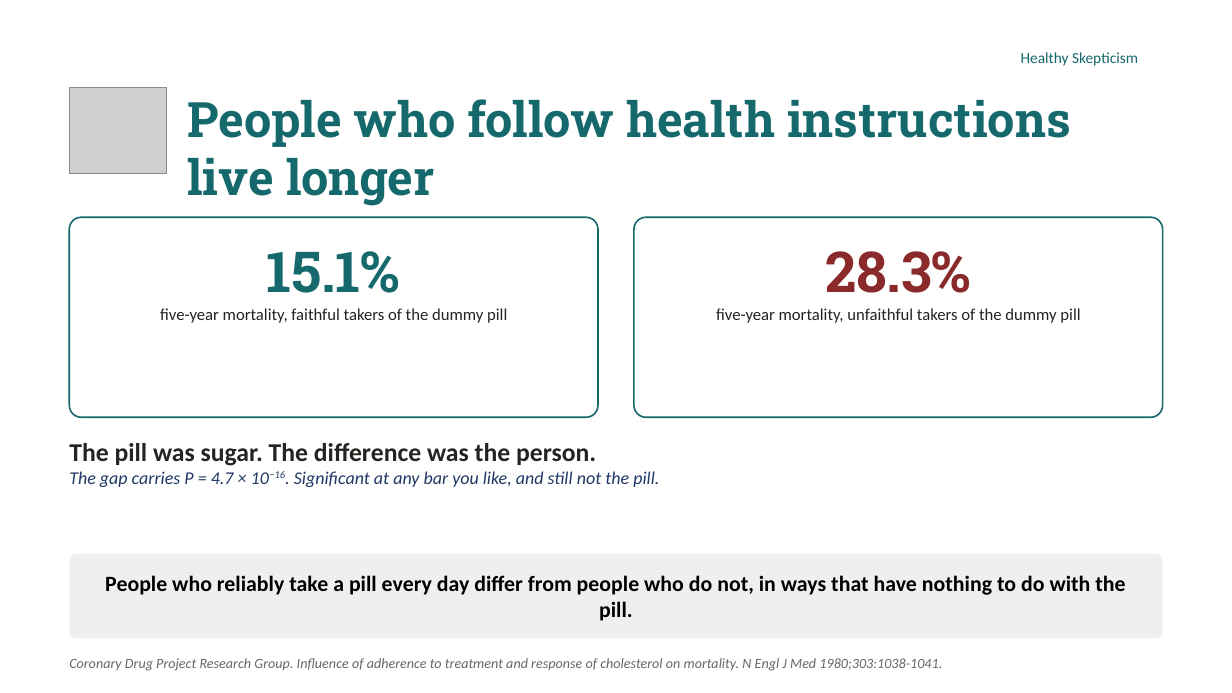
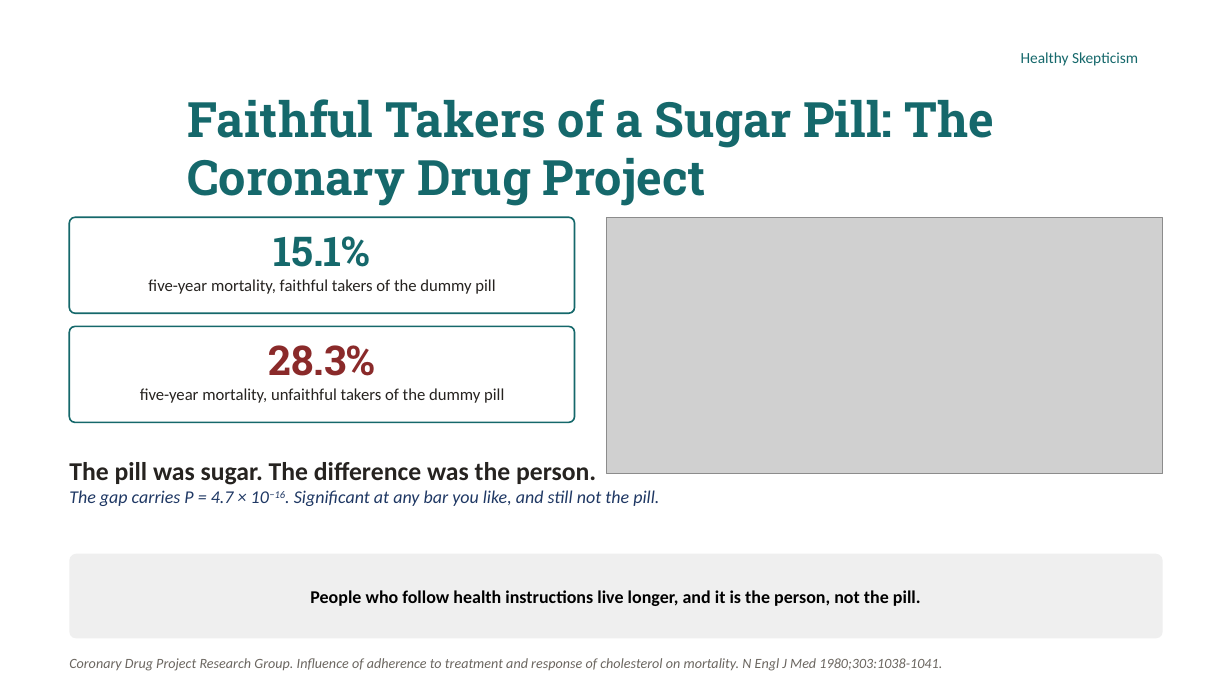
Before and after one commit to murraygmail/healthy-skepticism, a slide deck: slide 16 of materials/Day4.pptx (slide 15 before the commit). Drawn at 1232x693 pixels with LibreOffice and Linux fonts; fonts in the diff are those of the drawing; grey boxes stand for pictures; background and template pictures are left out. Boxes give left, top, right and bottom in pixels: in the first picture for what was removed or moved away, otherwise in the second. Text is boxed around its words. In the diff, an @@ line names an element or a change of style, - is before the commit and + after.

```diff
--- a/materials/Day4.pptx
+++ b/materials/Day4.pptx
@@ picture removed at [69, 87, 167, 173] @@
@@ title at [187, 99, 993, 206]: text changed @@
-People who follow health instructions live longer
+Faithful Takers of a Sugar Pill: The Coronary Drug Project
@@ rounded rectangle: place and size @@
-rounded rectangle at [69, 217, 598, 418]
+rounded rectangle at [69, 217, 575, 313]
@@ text "15.1%": place and size @@
-text "15.1%" at [160, 251, 507, 323]
+text "15.1%" at [148, 236, 495, 294]
@@ text at [273, 236, 370, 267]: size 44 to 32 pt in "15.1%" @@
@@ picture added at [606, 217, 1163, 474] @@
@@ rounded rectangle: place and size @@
-rounded rectangle at [634, 217, 1163, 418]
+rounded rectangle at [69, 326, 575, 422]
@@ text "28.3%": place and size @@
-text "28.3%" at [716, 251, 1080, 323]
+text "28.3%" at [140, 345, 504, 403]
@@ text at [269, 345, 375, 376]: size 44 to 32 pt in "28.3%" @@
@@ text "The pill was sugar. The ...": place and size @@
-text "The pill was sugar. The ..." at [69, 443, 659, 487]
+text "The pill was sugar. The ..." at [69, 462, 659, 506]
@@ text in rounded rectangle at [310, 590, 921, 606]: text changed; size 17 to 14 pt @@
-People who reliably take a pill every day differ from people who do not, in ways that have nothing to do with the pill.
+People who follow health instructions live longer, and it is the person, not the pill.
```
Also in this commit, not shown: 16 other slides changed, 6 slides added, 6 slides removed, 3 other files.
